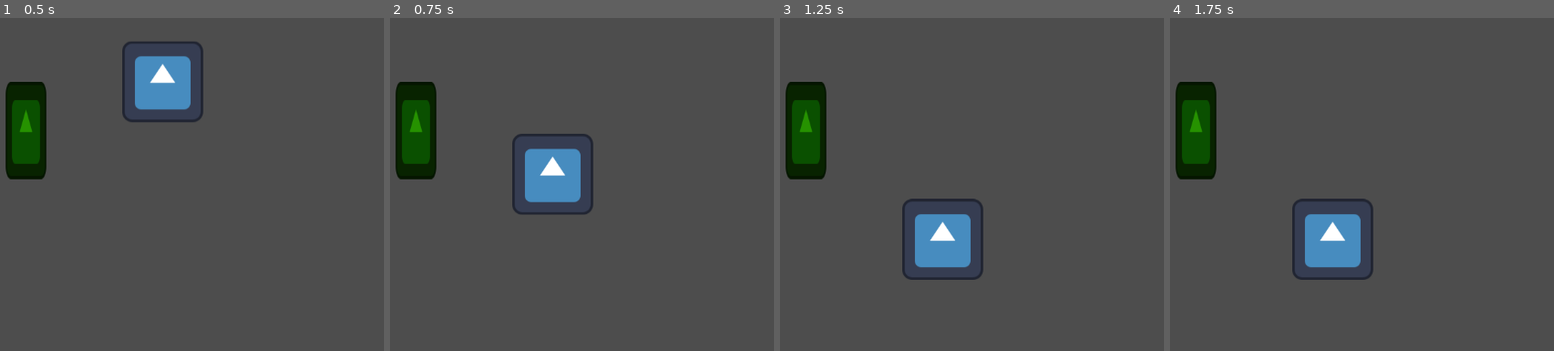
Above: before the commit, frames 1-4 (left to right).
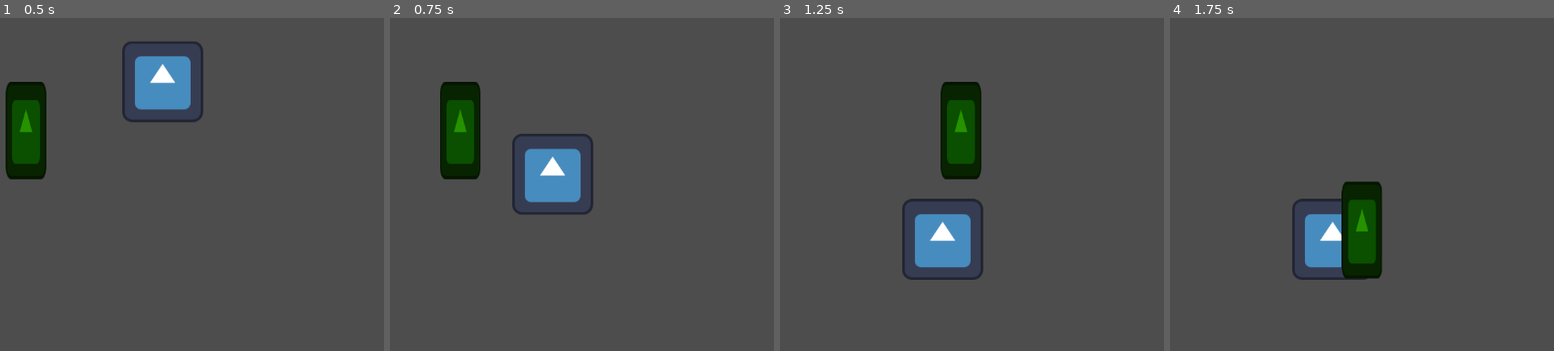
Above: after the commit, the same moments.

Repository: CCV-JamesNye/science-week4-physicsplayground
Game: Godot game, scene res://Scenes/week_4_work.tscn
The game is run twice, just before and just after one commit, with the same random seed, the same clock (stepped at 60 frames per second) and the same inputs. The engine's default icon, where the game draws it, is replaced by a stand-in: a white triangle on a blue panel in a dark square.
Inputs:
- Up to frame 1 (0.5 s): no input
- Up to frame 2 (0.75 s): hold Right (move_right, bound only after the commit) from 0.53 s (still down)
- Up to frame 3 (1.25 s): keep holding Right (move_right, bound only after the commit)
- Up to frame 4 (1.75 s): release Right (move_right, bound only after the commit) at 1.28 s; hold Down (move_down, bound only after the commit) from 1.28 s (still down)

Frame 1 is identical in both runs. In frame 2, 6.1% of the frame differs, in the area x 1-24%, y 19-49%; in frame 3, 6.2%, in the area x 1-53%, y 19-49%; in frame 4, 6.2%.

Commit message:
Attached Script
Attached the Player script to the Player object and put it in Layer 2.

Diff:
--- a/Scenes/week_4_work.tscn
+++ b/Scenes/week_4_work.tscn
@@ -1,6 +1,7 @@
 [gd_scene format=3 uid="uid://kgvsq6hhfwf3"]
 
 [ext_resource type="Texture2D" uid="uid://c27wnotxv0qeo" path="res://icon.svg" id="1_f0jl8"]
+[ext_resource type="Script" uid="uid://dw1ochyboqt0i" path="res://Scripts/Player/player_movement.gd" id="2_ujq3c"]
 
 [sub_resource type="WorldBoundaryShape2D" id="WorldBoundaryShape2D_ujq3c"]
 
@@ -29,6 +30,8 @@
 
 [node name="Player" type="CharacterBody2D" parent="." unique_id=1091909349]
 position = Vector2(328, 255)
+collision_layer = 2
+script = ExtResource("2_ujq3c")
 
 [node name="Sprite2D" type="Sprite2D" parent="Player" unique_id=122722032]
 modulate = Color(0.1493276, 0.5730493, 9.62615e-07, 1)
--- a/project.godot
+++ b/project.godot
@@ -15,6 +15,33 @@
 config/features=PackedStringArray("4.6", "Forward Plus")
 config/icon="res://icon.svg"
 
+[input]
+
+move_left={
+"deadzone": 0.2,
+"events": [Object(InputEventKey,"resource_local_to_scene":false,"resource_name":"","device":-1,"window_id":0,"alt_pressed":false,"shift_pressed":false,"ctrl_pressed":false,"meta_pressed":false,"pressed":false,"keycode":0,"physical_keycode":4194319,"key_label":0,"unicode":0,"location":0,"echo":false,"script":null)
+, Object(InputEventKey,"resource_local_to_scene":false,"resource_name":"","device":-1,"window_id":0,"alt_pressed":false,"shift_pressed":false,"ctrl_pressed":false,"meta_pressed":false,"pressed":false,"keycode":0,"physical_keycode":65,"key_label":0,"unicode":97,"location":0,"echo":false,"script":null)
+]
+}
+move_right={
+"deadzone": 0.2,
+"events": [Object(InputEventKey,"resource_local_to_scene":false,"resource_name":"","device":-1,"window_id":0,"alt_pressed":false,"shift_pressed":false,"ctrl_pressed":false,"meta_pressed":false,"pressed":false,"keycode":0,"physical_keycode":4194321,"key_label":0,"unicode":0,"location":0,"echo":false,"script":null)
+, Object(InputEventKey,"resource_local_to_scene":false,"resource_name":"","device":-1,"window_id":0,"alt_pressed":false,"shift_pressed":false,"ctrl_pressed":false,"meta_pressed":false,"pressed":false,"keycode":0,"physical_keycode":68,"key_label":0,"unicode":100,"location":0,"echo":false,"script":null)
+]
+}
+move_up={
+"deadzone": 0.2,
+"events": [Object(InputEventKey,"resource_local_to_scene":false,"resource_name":"","device":-1,"window_id":0,"alt_pressed":false,"shift_pressed":false,"ctrl_pressed":false,"meta_pressed":false,"pressed":false,"keycode":0,"physical_keycode":4194320,"key_label":0,"unicode":0,"location":0,"echo":false,"script":null)
+, Object(InputEventKey,"resource_local_to_scene":false,"resource_name":"","device":-1,"window_id":0,"alt_pressed":false,"shift_pressed":false,"ctrl_pressed":false,"meta_pressed":false,"pressed":false,"keycode":0,"physical_keycode":87,"key_label":0,"unicode":119,"location":0,"echo":false,"script":null)
+]
+}
+move_down={
+"deadzone": 0.2,
+"events": [Object(InputEventKey,"resource_local_to_scene":false,"resource_name":"","device":-1,"window_id":0,"alt_pressed":false,"shift_pressed":false,"ctrl_pressed":false,"meta_pressed":false,"pressed":false,"keycode":0,"physical_keycode":4194322,"key_label":0,"unicode":0,"location":0,"echo":false,"script":null)
+, Object(InputEventKey,"resource_local_to_scene":false,"resource_name":"","device":-1,"window_id":0,"alt_pressed":false,"shift_pressed":false,"ctrl_pressed":false,"meta_pressed":false,"pressed":false,"keycode":0,"physical_keycode":83,"key_label":0,"unicode":115,"location":0,"echo":false,"script":null)
+]
+}
+
 [layer_names]
 
 2d_physics/layer_1="World"
